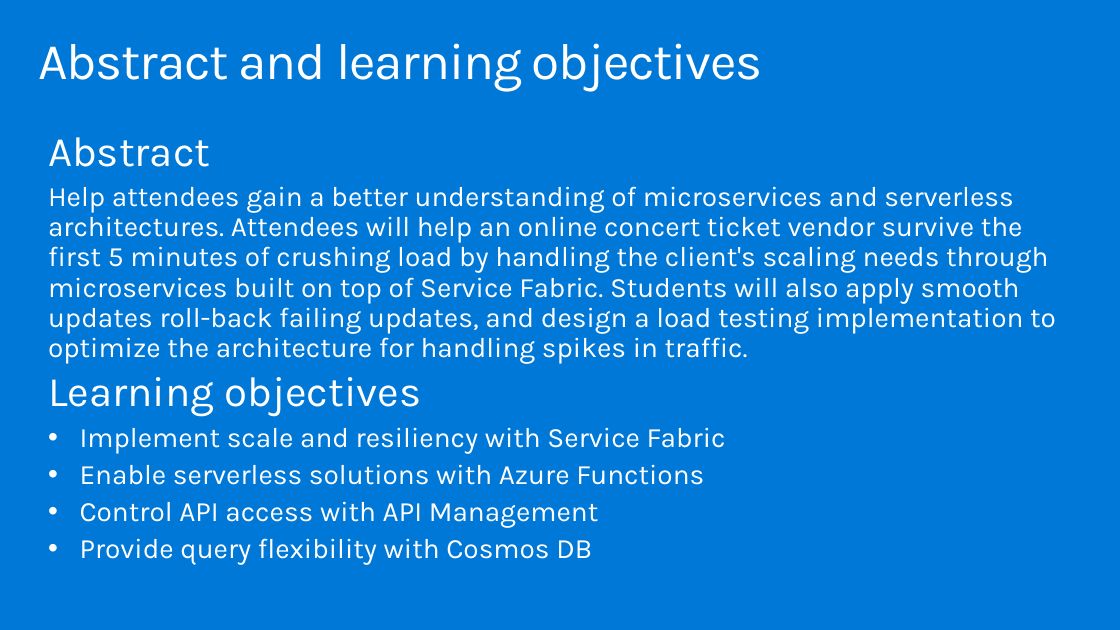
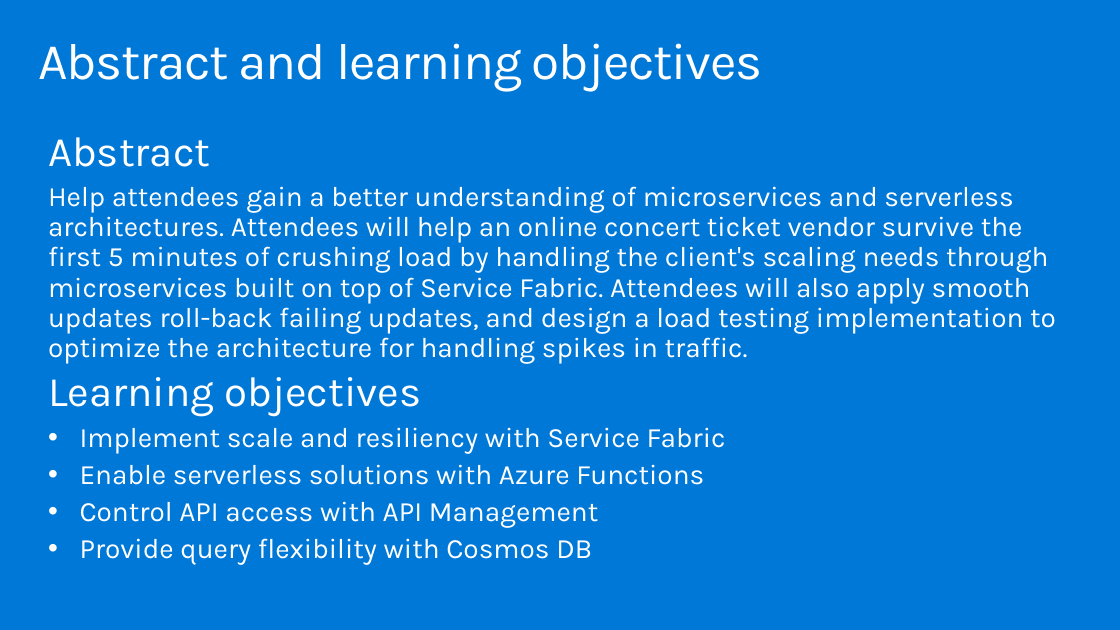
Before and after one commit to yellowbrickcode/MCW-Microservices-architecture, a slide deck: slide 2 of WDS/Whiteboard Design Session Trainer Presentation - Microservices architecture.pptx. Drawn at 1120x630 pixels with LibreOffice and Linux fonts; fonts in the diff are those of the drawing. Boxes give left, top, right and bottom in pixels: in the first picture for what was removed or moved away, otherwise in the second. Text is boxed around its words. In the diff, an @@ line names an element or a change of style, - is before the commit and + after.

```diff
--- a/WDS/Whiteboard Design Session Trainer Presentation - Microservices architecture.pptx
+++ b/WDS/Whiteboard Design Session Trainer Presentation - Microservices architecture.pptx
@@ text at [48, 186, 1056, 364]: text changed @@
-Help attendees gain a better understanding of microservices and serverless architectures. Attendees will help an online concert ticket vendor survive the first 5 minutes of crushing load by handling the client's scaling needs through microservices built on top of Service Fabric. Students will also apply smooth updates roll-back failing updates, and design a load testing implementation to optimize the architecture for handling spikes in traffic.
+Help attendees gain a better understanding of microservices and serverless architectures. Attendees will help an online concert ticket vendor survive the first 5 minutes of crushing load by handling the client's scaling needs through microservices built on top of Service Fabric. Attendees will also apply smooth updates roll-back failing updates, and design a load testing implementation to optimize the architecture for handling spikes in traffic.
```
Also in this commit, not shown: 12 other slides changed, 4 slides added, 8 other files.
